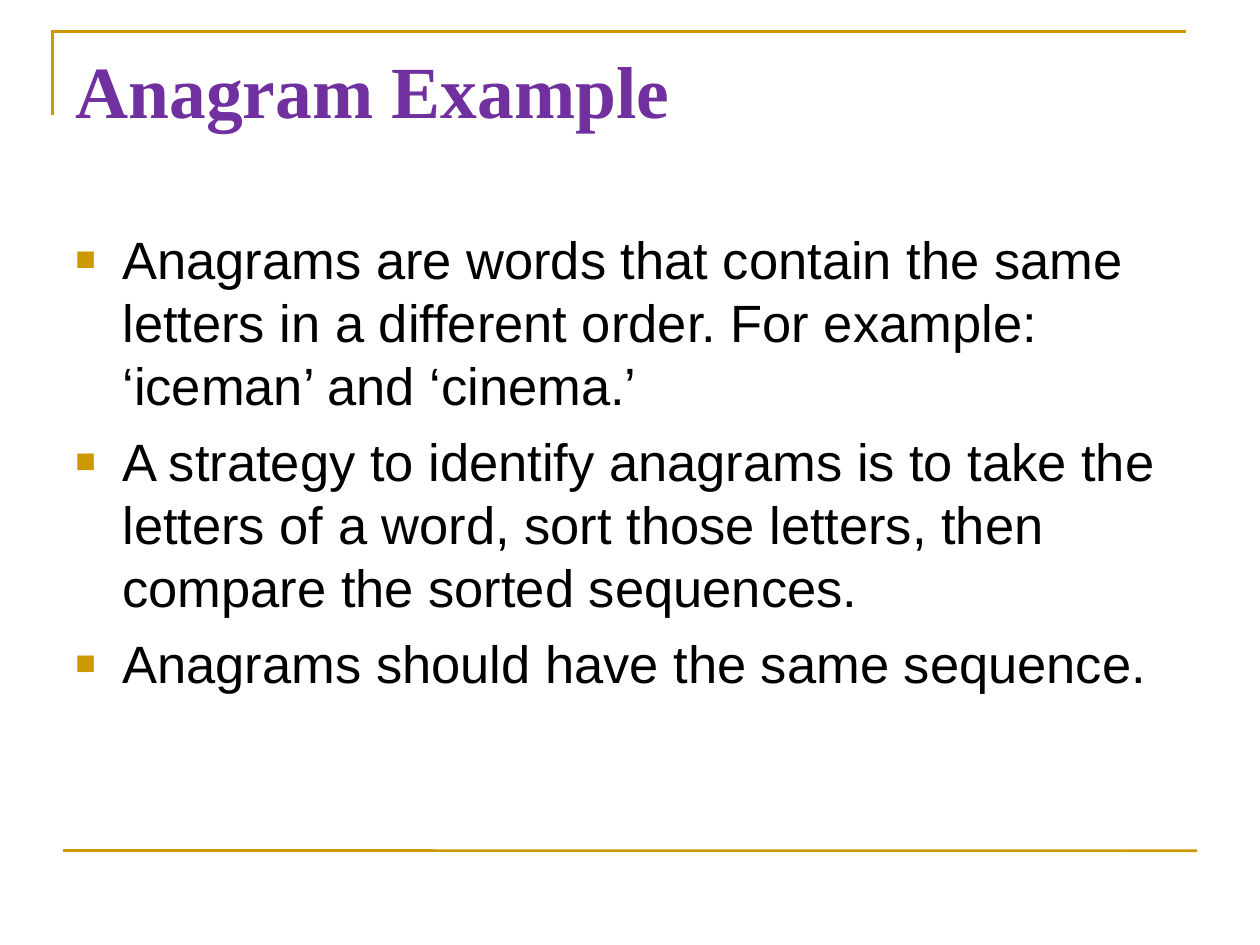
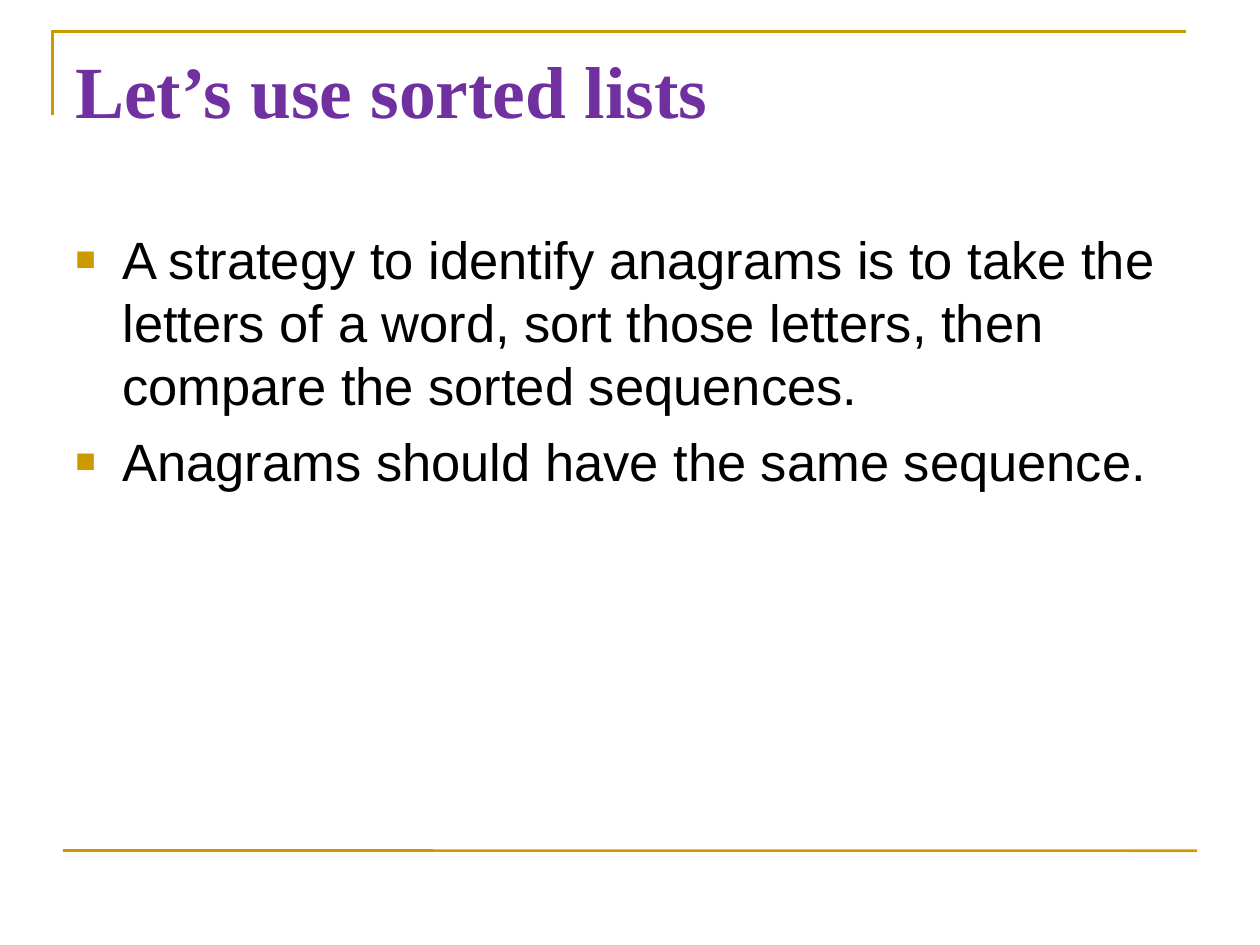
Before and after one commit to diesburg/cs1510_sp25, a slide deck: slide 9 of sessions/s28/s28.ppt (slide 7 before the commit). Drawn at 1260x945 pixels with LibreOffice and Linux fonts; fonts in the diff are those of the drawing. Boxes give left, top, right and bottom in pixels: in the first picture for what was removed or moved away, otherwise in the second. Text is boxed around its words. In the diff, an @@ line names an element or a change of style, - is before the commit and + after.

Commit message:
Updated sorted lists lecture to be more interactive, better examples.

```diff
--- a/sessions/s28/s28.ppt
+++ b/sessions/s28/s28.ppt
@@ title at (75, 67, 707, 119): text changed @@
-Anagram Example
+Let’s use sorted lists
@@ text at (122, 241, 1122, 406): paragraph removed @@
-■ Anagrams are words that contain the same letters in a different order. For example: ‘iceman’ and ‘cinema.’
```
Also in this commit, not shown: 1 other slide changed, 2 slides added, 1 slide removed, 5 other files.
